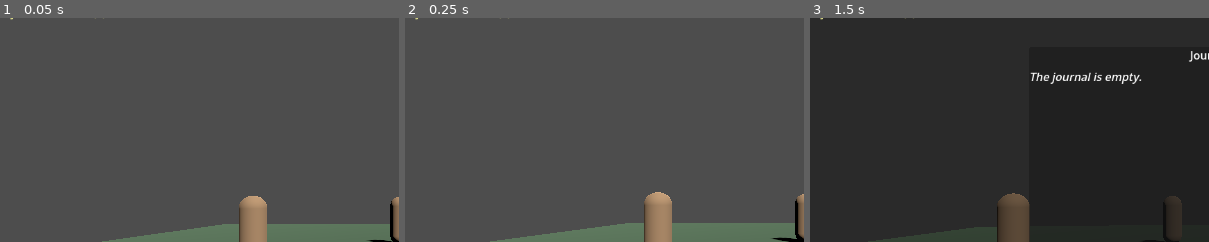
Above: before the commit, frames 1-3 (left to right).
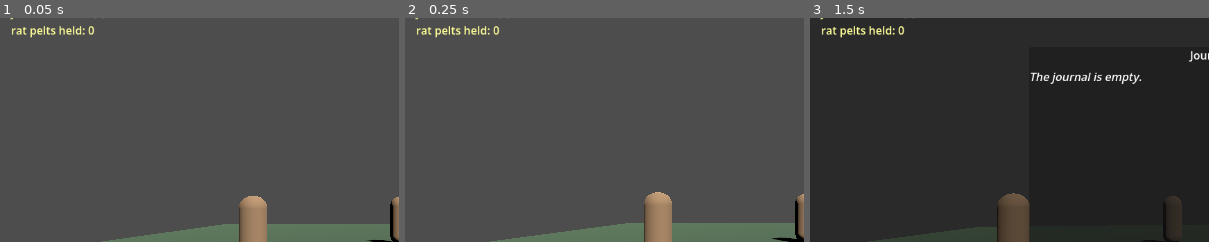
Above: after the commit, the same moments.

Repository: gatorpazz/open-world-game
Game: Godot game, scene res://scenes/debug/dialogue_debug.tscn
Same seed, same stepped clock (60 frames per second), same inputs: the game is played once before the commit and once after it. This scene is started directly instead of the project's main scene.
Inputs (mouse positions are % of the whole screen's width and height, from its top left):
- Up to frame 1 (0.05 s): no input
- Up to frame 2 (0.25 s): no input
- Up to frame 3 (1.5 s): tap Enter at 0.5 s; move the mouse to (55, 50) at 0.52 s; hold W (move_forward) 0.53-1.25 s; hold J (journal) 0.53-1.25 s; click (55, 50) at 0.67 s; tap Space (jump) at 0.77, 1.25 s; drag from (30, 55) to (45, 70) at 1.27 s
The pictures show only the part of the screen within x 0-50%, y 10-59%; the shares and areas given below are measured in that part.

The runs differ from the first frame. In frame 1, 0.4% of the frame differs, in the area x 3-24%, y 3-9%; in frame 2, 0.4%; in frame 3, 0.4%.

Commit message:
dialogue: keep learned topics answerable — no-pelt nudge and no-op notice
Playtest fix: a_small_favor vanished from the topic list without a rat
pelt and its keyword silently no-opped, reading as a bug. Seld now has a
'come back with a pelt' fallback response, unanswerable keyword clicks
append a notice, and the debug label shows pelts held. Spec amended.

Co-Authored-By: Claude Fable 5 <noreply@anthropic.com>

Diff:
--- a/data/dialogue/a_small_favor.tres
+++ b/data/dialogue/a_small_favor.tres
@@ -24,8 +24,13 @@
 journal_entry = &"selds_ferry_favor"
 give_items = Array[ExtResource("3")]([SubResource("give_draught")])
 
+[sub_resource type="Resource" id="resp_seld_no_pelt"]
+script = ExtResource("2")
+npc_id = &"seld"
+text = "Got that pelt for me yet? The marsh rats wear them, if you take my meaning. Come back when you have one."
+
 [resource]
 script = ExtResource("1")
 id = &"a_small_favor"
 display_name = "a small favor"
-responses = Array[ExtResource("2")]([SubResource("resp_seld")])
+responses = Array[ExtResource("2")]([SubResource("resp_seld"), SubResource("resp_seld_no_pelt")])
--- a/scripts/debug/dialogue_debug.gd
+++ b/scripts/debug/dialogue_debug.gd
@@ -15,6 +15,8 @@
 ## - Dialogue and journal pause the game while open.
 ## - The purple load-door round-trips to the interior and back; the label's
 ##   topics and entries survive the transition.
+
+const RAT_PELT := preload("res://data/items/rat_pelt.tres")
 
 var _player: Player
 
@@ -40,6 +42,7 @@
 					% [journal.known_topics.size(), _join(journal.known_topics)]
 				),
 				"journal entries (%d): %s" % [journal.entries.size(), _join(journal.entries)],
+				"rat pelts held: %d" % _player.inventory_component.inventory.count_of(RAT_PELT),
 			]
 		)
 	)
--- a/scripts/ui/dialogue_panel.gd
+++ b/scripts/ui/dialogue_panel.gd
@@ -62,6 +62,9 @@
 	var inventory := _inventory_component.inventory
 	var response := DialogueEvaluator.pick_response(topics[topic_id], _npc.id, _journal, inventory)
 	if response == null:
+		# A known keyword this NPC can't answer: say so instead of a silent
+		# no-op — a highlighted keyword that does nothing reads as broken.
+		_append_notice("%s has nothing to say about that." % _npc.display_name)
 		return
 	transcript.append_text(DialogueMarkup.to_bbcode(response.text, _display_names) + "\n\n")
 	var report := DialogueEvaluator.apply_effects(response, _journal)
--- a/tests/scenes/test_npc_dialogue.gd
+++ b/tests/scenes/test_npc_dialogue.gd
@@ -102,9 +102,10 @@
 
 
 func test_item_exchange_goes_through_the_component_and_its_signals() -> void:
-	# Seld's a_small_favor: hidden without a pelt, then takes it, gives a
-	# draught, and writes the journal. Routed through InventoryComponent so
-	# item_added / item_removed fire (the ContainerPanel precedent).
+	# Seld's a_small_favor: listed once learned, nudges without a pelt, and
+	# with one takes it, gives a draught, and writes the journal. Routed
+	# through InventoryComponent so item_added / item_removed fire (the
+	# ContainerPanel precedent).
 	var seld: Npc = NPC_SCENE.instantiate()
 	seld.def = SELD
 	add_child_autofree(seld)
@@ -115,10 +116,17 @@
 		for index: int in list.item_count:
 			names.append(list.get_item_text(index))
 		return names
-	assert_false(
+	assert_true(
 		listed.call(panel.topic_list).has("a small favor"),
-		"the favor is hidden until the player holds a rat pelt"
+		"the favor is listed once learned, even without a pelt"
 	)
+	panel.show_topic(&"a_small_favor")
+	assert_string_contains(
+		panel.transcript.get_parsed_text(),
+		"Got that pelt for me yet?",
+		"without a pelt the nudge response answers"
+	)
+	assert_false(_player.journal.has_entry(&"selds_ferry_favor"), "no exchange without a pelt")
 	_player.inventory_component.add_item(RAT_PELT, 1)
 	watch_signals(_player.inventory_component)
 	panel.show_topic(&"a_small_favor")
@@ -134,6 +142,17 @@
 	panel.close()
 
 
+func test_unanswerable_keyword_click_says_so() -> void:
+	# Hunald cannot answer seld-only a_small_favor: clicking its keyword
+	# appends a notice instead of a silent no-op.
+	_player.journal.learn_topic(&"a_small_favor")
+	var panel := _open_panel()
+	panel._on_keyword_clicked("a_small_favor")
+	assert_string_contains(
+		panel.transcript.get_parsed_text(), "Hunald has nothing to say about that."
+	)
+
+
 func test_dialogue_pauses_and_close_restores() -> void:
 	# Mouse-mode transitions are not asserted: headless runs cannot
 	# capture the mouse, so MOUSE_MODE_CAPTURED never sticks in CI.
Not shown: 1 places in data/dialogue/a_small_favor.tres that only renumber resources
Not shown, changed: docs/specs/005-dialogue-and-journal.md
